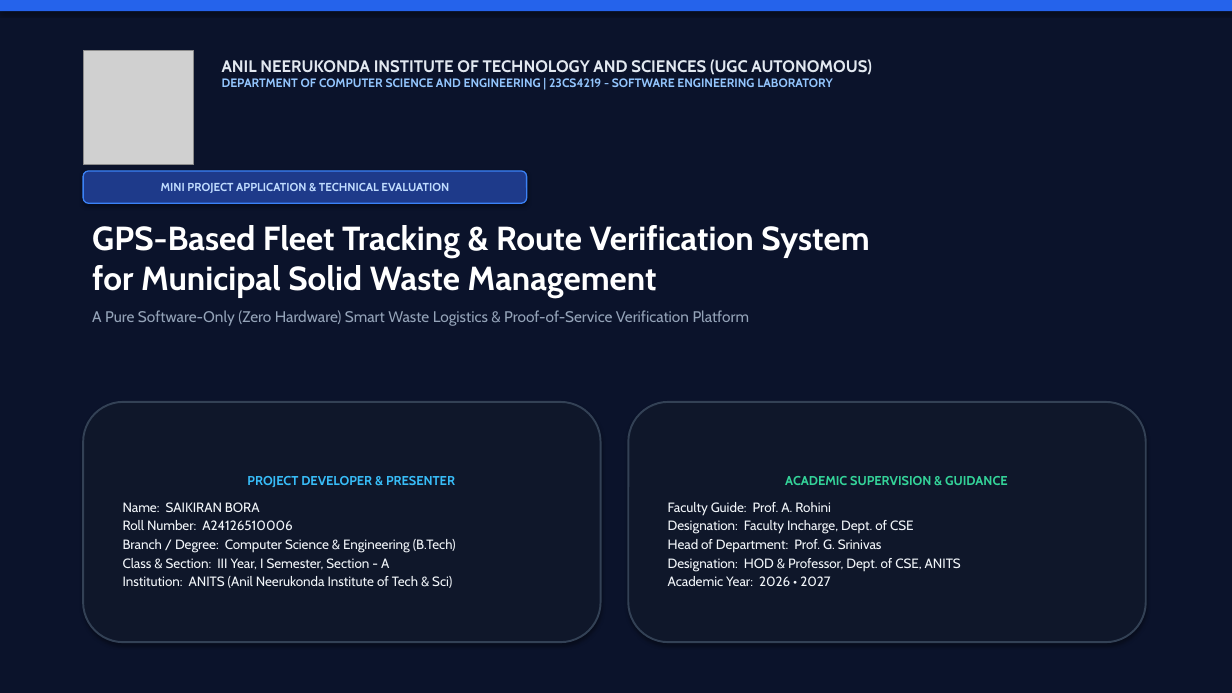
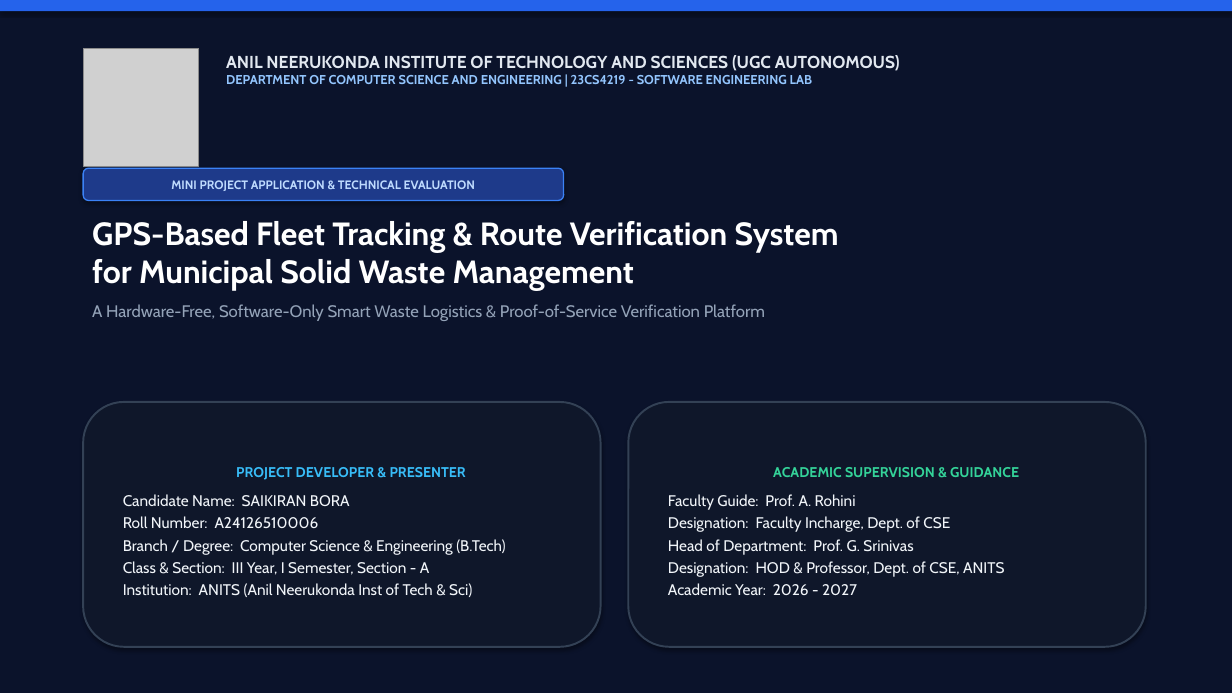
Before and after one commit to saikiranbora25-byte/municipal-waste-fleet-tracking, a slide deck: slide 1 of CivicClean_Municipal_Waste_Fleet_Tracking_Presentation.pptx. Drawn at 1232x693 pixels with LibreOffice and Linux fonts; fonts in the diff are those of the drawing; grey boxes stand for pictures. Boxes give left, top, right and bottom in pixels: in the first picture for what was removed or moved away, otherwise in the second. Text is boxed around its words. In the diff, an @@ line names an element or a change of style, - is before the commit and + after.

Commit message:
fix(presentation): increase body fonts to 12pt, streamline SE theory, and boost readability

```diff
--- a/CivicClean_Municipal_Waste_Fleet_Tracking_Presentation.pptx
+++ b/CivicClean_Municipal_Waste_Fleet_Tracking_Presentation.pptx
@@ picture: place and size @@
-picture at bbox=[83, 51, 194, 165]
+picture at bbox=[83, 48, 199, 166]
@@ text at bbox=[226, 55, 900, 71]: size 13 to 13.5 pt in "ANIL NEERUKONDA INSTITUTE OF TECHNOLOGY AND SCIENCES ..." @@
@@ text at bbox=[226, 75, 812, 84]: text changed; size 9.5 to 10 pt @@
-DEPARTMENT OF COMPUTER SCIENCE AND ENGINEERING | 23CS4219 - SOFTWARE ENGINEERING LABORATORY
+DEPARTMENT OF COMPUTER SCIENCE AND ENGINEERING | 23CS4219 - SOFTWARE ENGINEERING LAB
@@ rounded rectangle "MINI PROJECT APPLICATION & TECHNICAL ...": place and size @@
-rounded rectangle "MINI PROJECT APPLICATION & TECHNICAL ..." at bbox=[83, 171, 527, 203]
+rounded rectangle "MINI PROJECT APPLICATION & TECHNICAL ..." at bbox=[83, 168, 564, 201]
@@ rounded rectangle "MINI PROJECT APPLICATION & TECHNICAL ..." at bbox=[83, 168, 564, 201]: size 9 to 9.5 pt @@
@@ text at bbox=[92, 221, 839, 291]: size 26 to 25 pt in "GPS-Based Fleet Tracking & Route Verification System ..." @@
@@ text at bbox=[92, 304, 765, 321]: text changed; size 12 to 13 pt @@
-A Pure Software-Only (Zero Hardware) Smart Waste Logistics & Proof-of-Service Verification Platform
+A Hardware-Free, Software-Only Smart Waste Logistics & Proof-of-Service Verification Platform
@@ rounded rectangle "PROJECT DEVELOPER & PRESENTER": place and size @@
-rounded rectangle "PROJECT DEVELOPER & PRESENTER" at bbox=[83, 402, 601, 642]
+rounded rectangle "PROJECT DEVELOPER & PRESENTER" at bbox=[83, 402, 601, 647]
@@ rounded rectangle "ACADEMIC SUPERVISION & GUIDANCE": place and size @@
-rounded rectangle "ACADEMIC SUPERVISION & GUIDANCE" at bbox=[628, 402, 1146, 642]
+rounded rectangle "ACADEMIC SUPERVISION & GUIDANCE" at bbox=[628, 402, 1146, 647]
@@ text in rounded rectangle at bbox=[123, 467, 505, 575]: size 10 to 11 pt in "PROJECT DEVELOPER & PRESENTER"; size 10.5 to 12 pt in "Roll Number: A24126510006", "Branch / Degree: Computer Science & Engineering ...", "Class & Section: III Year, I Semester, ..."; more space between paragraphs @@
@@ text in rounded rectangle at bbox=[668, 467, 1019, 577]: size 10 to 11 pt in "ACADEMIC SUPERVISION & GUIDANCE"; size 10.5 to 12 pt in "Faculty Guide: Prof. A. Rohini", "Designation: Faculty Incharge, Dept. of CSE", "Head of Department: Prof. G. Srinivas", "Designation: HOD & Professor, Dept. of CSE, ..."; more space between paragraphs @@
@@ text in rounded rectangle at bbox=[123, 494, 350, 506]: text changed; size 10.5 to 12 pt @@
-Name: SAIKIRAN BORA
+Candidate Name: SAIKIRAN BORA
@@ text in rounded rectangle at bbox=[123, 583, 472, 597]: text changed; size 10.5 to 12 pt @@
-Institution: ANITS (Anil Neerukonda Institute of Tech & Sci)
+Institution: ANITS (Anil Neerukonda Inst of Tech & Sci)
@@ text in rounded rectangle at bbox=[668, 583, 857, 595]: text changed; size 10.5 to 12 pt @@
-Academic Year: 2026 • 2027
+Academic Year: 2026 - 2027
```
Also in this commit, not shown: 14 other slides changed, 1 slide added, 1 slide removed, 5 other files.
